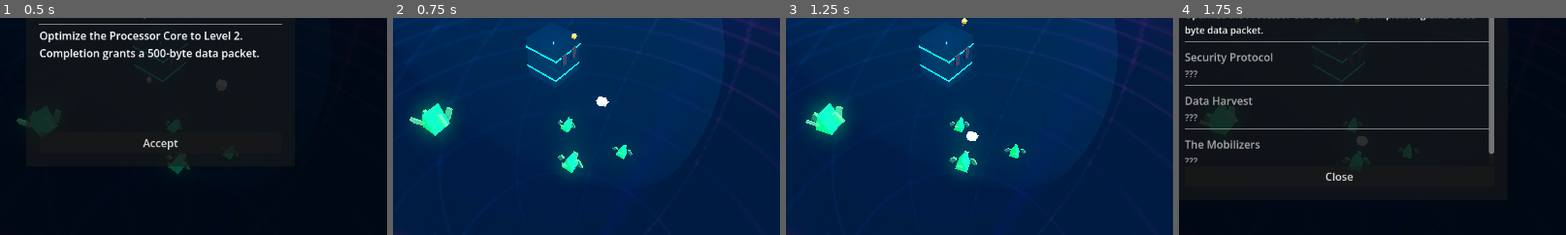
Above: before the commit, frames 1-4 (left to right).
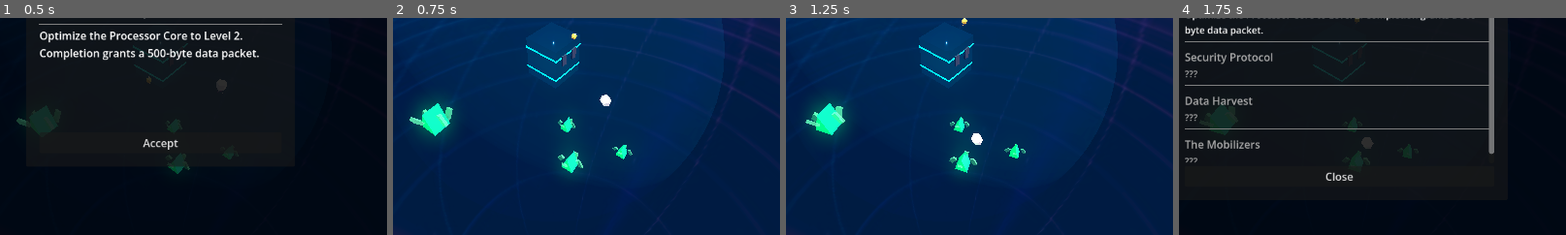
Above: after the commit, the same moments.

Repository: peterlavey/immanent
Game: Godot game, scene res://src/core/world/World.tscn
Same seed, same stepped clock (60 frames per second), same inputs: the game is played once before the commit and once after it. Sound files missing from this copy of the repository are replaced by a short silence.
Inputs:
- Up to frame 1 (0.5 s): no input
- Up to frame 2 (0.75 s): click "Accept" at 0.5 s
- Up to frame 3 (1.25 s): no input
- Up to frame 4 (1.75 s): click "View All Missions" at 1.25 s
The pictures show only the part of the screen within x 29-79%, y 39-89%; the shares and areas given below are measured in that part.

Frame 1 is identical in both runs. In frame 2, 0.1% of the frame differs, in the area x 52-57%, y 35-42%; in frame 3, 0.2%, in the area x 43-51%, y 52-66%; in frame 4, 0.1%.

Commit message:
Add `victory.mp3` playback for mission presentations and fix paused SFX issues
Implement `_play_victory_sfx` in `MissionPresentationUI` to play `victory.mp3` during mission reveals. Update `AudioManager` to ensure SFX playback works when the game is paused. Adjust related tasks and documentation.

Diff:
--- a/src/core/audio_manager/AudioManager.gd
+++ b/src/core/audio_manager/AudioManager.gd
@@ -47,6 +47,7 @@
 		var stream = load(sfx_path)
 		if stream is AudioStream:
 			var sfx_player = AudioStreamPlayer.new()
+			sfx_player.process_mode = Node.PROCESS_MODE_ALWAYS
 			add_child(sfx_player)
 			sfx_player.stream = stream
 			sfx_player.volume_db = volume_db
--- a/src/ui/mission_presentation_ui/MissionPresentationUI.gd
+++ b/src/ui/mission_presentation_ui/MissionPresentationUI.gd
@@ -14,6 +14,7 @@
 	name_label.text = m_name
 	description_label.text = m_desc
 	show()
+	_play_victory_sfx()
 	get_tree().paused = true
 
 func _on_start_button_pressed() -> void:
@@ -26,3 +27,8 @@
 	var audio_manager = get_tree().root.get_node_or_null("AudioManager")
 	if audio_manager:
 		audio_manager.play_sfx("res://assets/audio/sfx/selected.mp3", -10.0)
+
+func _play_victory_sfx() -> void:
+	var audio_manager = get_tree().root.get_node_or_null("AudioManager")
+	if audio_manager:
+		audio_manager.play_sfx("res://assets/audio/sfx/victory.mp3", 0.0)
Not shown, changed: docs/tasks.md
